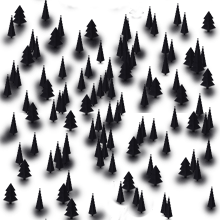
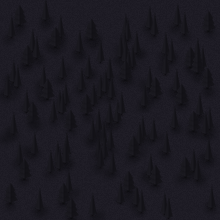
Comparing the layer stacks of the two w=220, h=220 images. Changes:
showed "Background" over bbox(0, 0, 220, 220)
